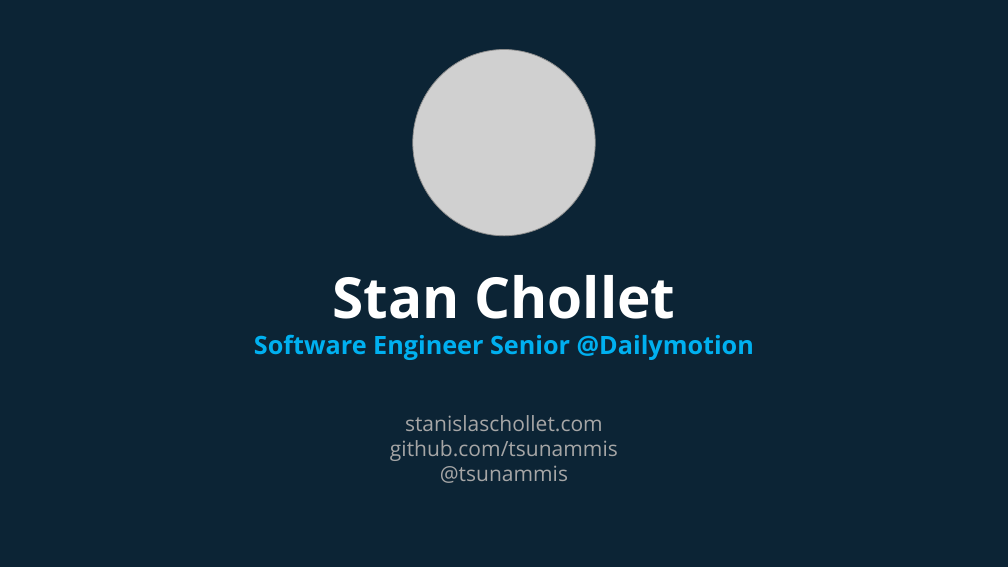
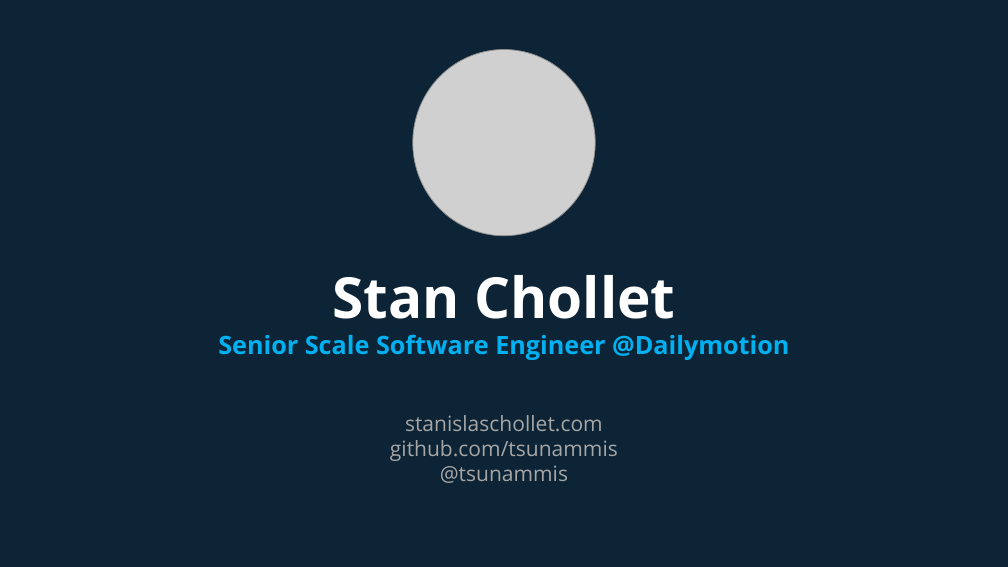
Before and after one commit to tsunammis/graphql-the-new-age-of-api, a slide deck: slide 2 of introduction-graphql.pptx. Drawn at 1008x567 pixels with LibreOffice and Linux fonts; fonts in the diff are those of the drawing; grey boxes stand for pictures. Boxes give left, top, right and bottom in pixels: in the first picture for what was removed or moved away, otherwise in the second. Text is boxed around its words. In the diff, an @@ line names an element or a change of style, - is before the commit and + after.

```diff
--- a/introduction-graphql.pptx
+++ b/introduction-graphql.pptx
@@ text at <box>218,334,789,360</box>: text changed @@
-Software Engineer Senior @Dailymotion
+Senior Scale Software Engineer @Dailymotion
```
Also in this commit, not shown: 4 other slides changed, 2 other files.
